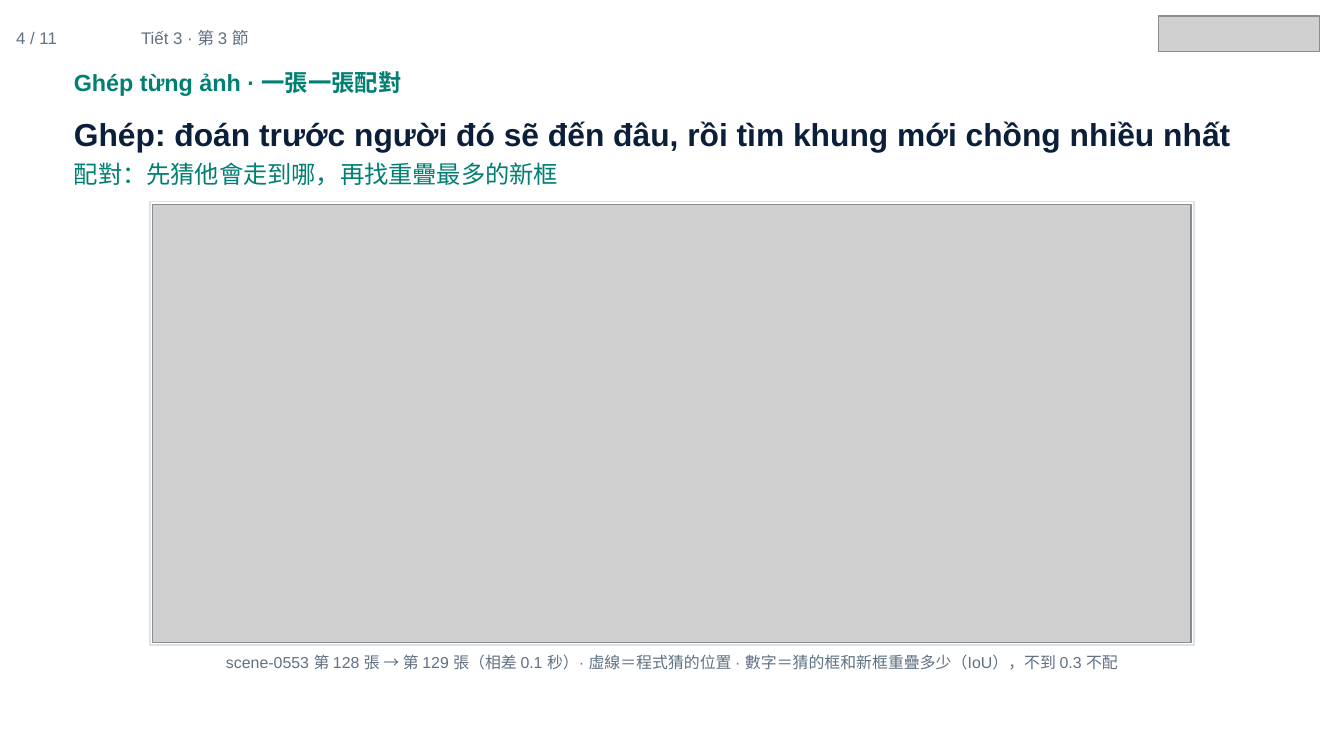
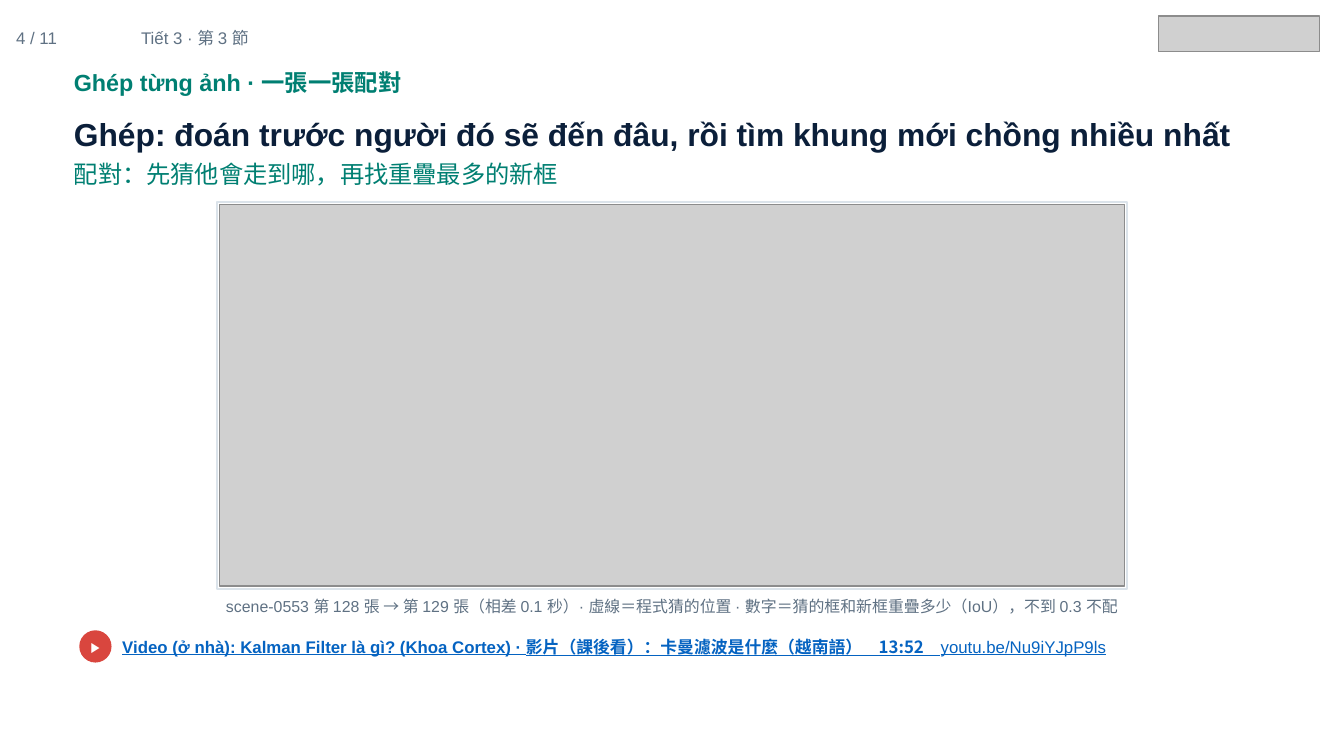
Before and after one commit to ch-neural/MITUST-Principles-of-Self-Driving-Cars, a slide deck: slide 4 of 第十週(11-12)/第十週_第3節_簡報.pptx. Drawn at 1344x756 pixels with LibreOffice and Linux fonts; fonts in the diff are those of the drawing; grey boxes stand for pictures. Boxes give left, top, right and bottom in pixels: in the first picture for what was removed or moved away, otherwise in the second. Text is boxed around its words. In the diff, an @@ line names an element or a change of style, - is before the commit and + after.

```diff
--- a/第十週(11-12)/第十週_第3節_簡報.pptx
+++ b/第十週(11-12)/第十週_第3節_簡報.pptx
@@ rectangle: place and size @@
-rectangle at [151, 202, 1195, 645]
+rectangle at [216, 202, 1126, 589]
@@ picture: place and size @@
-picture at [153, 204, 1192, 642]
+picture at [219, 204, 1124, 586]
@@ text "scene-0553 第 128 張 → ...": place and size @@
-text "scene-0553 第 128 張 → ..." at [226, 654, 1118, 670]
+text "scene-0553 第 128 張 → ..." at [226, 598, 1118, 614]
@@ ellipse added at [79, 630, 112, 663], fill #D9463E @@
@@ text added at [79, 634, 112, 659], 7.5 pt, text #FFFFFF, bold @@
+▶
@@ text added at [122, 638, 1106, 657], 9 pt, text #0563C1, bold, underline @@
+Video (ở nhà): Kalman Filter là gì? (Khoa Cortex) · 影片（課後看）：卡曼濾波是什麼（越南語） 13:52 youtu.be/Nu9iYJpP9ls
```
Also in this commit, not shown: 3 other slides changed.
